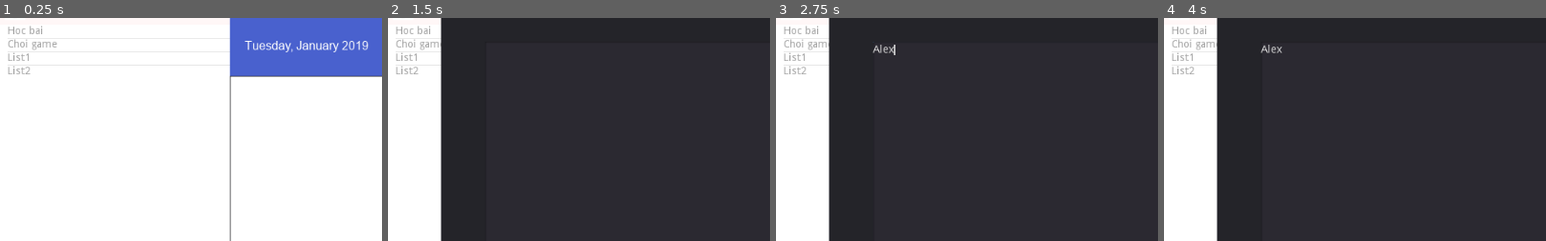
Above: before the commit, frames 1-4 (left to right).
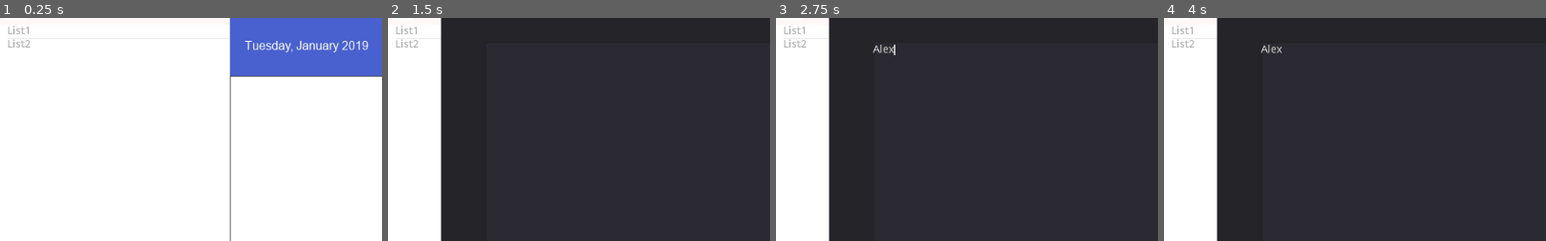
Above: after the commit, the same moments.

Repository: ohmygod481999/to-do-app-gotdot
Game: Godot game, scene res://Control.tscn
The game is run twice, just before and just after one commit, with the same random seed, the same clock (stepped at 60 frames per second) and the same inputs.
Inputs (mouse positions are % of the whole screen's width and height, from its top left):
- Up to frame 1 (0.25 s): no input
- Up to frame 2 (1.5 s): click "Modify" at 0.5 s; click "Add" at 1.25 s
- Up to frame 3 (2.75 s): click (49, 44) at 2.02 s; type "Alex" at 2.1 s
- Up to frame 4 (4 s): click "Modify" at 2.75 s; click "Add" at 3.5 s
The pictures show only the part of the screen within x 5-55%, y 16-66%; the shares and areas given below are measured in that part.

The runs differ from the first frame. In frame 1, 0.5% of the frame differs, in the area x 2-15%, y 3-26%; in frame 2, 0.4%; in frame 3, 0.4%; in frame 4, 0.4%.
Error in both runs: Invalid get index '14' (on base: 'Dictionary'). (res://DateTime.gd:20)

Commit message:
fetch data from server

Diff:
--- a/Control.gd
+++ b/Control.gd
@@ -31,6 +31,24 @@
 	"done2"
 ]
 
+func get_data():
+	var query = JSON.print({
+		"name": "long",
+		"secret": "huongdangyeu"
+	})
+    # Add 'Content-Type' header:
+	var url = "https://to-do-app-godot.herokuapp.com/to-do-lists/"
+	var headers = ["Content-Type: application/json"]
+	$HTTPRequest.request(url, headers, true, HTTPClient.METHOD_POST, query)
+	print("sent")
+
+func _on_HTTPRequest_request_completed( result, response_code, headers, body ):
+	var json = JSON.parse(body.get_string_from_utf8())
+	var got_data = json.result["data"]["data"]
+	#print(got_data)
+	data = got_data
+	init_collections()
+
 func add_action(idx, action):
 	for data_item in data:
 		if data_item["id"] == idx:
@@ -38,11 +56,16 @@
 
 # Called when the node enters the scene tree for the first time.
 func _ready():
+	get_data()
+	init_collections()
+	#reset_actions(1)
+
+func init_collections():
 	var collections = $Panel/LeftPanel/Body/ListCollection
+	collections.clear()
 	for data_item in data:
 		collections.add_item(data_item["name"])
 	$Panel/LeftPanel/Body/ListCollection.init_data(data)
-	#reset_actions(1)
 
 func delete_children(node):
 	for n in node.get_children():
--- a/Control.tscn
+++ b/Control.tscn
@@ -238,7 +238,10 @@
 margin_top = 1.78276
 margin_right = 631.985
 margin_bottom = 197.783
+
+[node name="HTTPRequest" type="HTTPRequest" parent="."]
 [connection signal="pressed" from="Panel/RightPanel/Header/Tool/Modify_button" to="." method="_on_Modify_button_pressed"]
 [connection signal="pressed" from="Panel/LeftPanel/Body/Button" to="." method="_on_Button_pressed"]
 [connection signal="item_selected" from="Panel/LeftPanel/Body/ListCollection" to="Panel/LeftPanel/Body/ListCollection" method="_on_ListCollection_item_selected"]
 [connection signal="pressed" from="Popup/Panel/Button" to="." method="_on_Button_2_pressed"]
+[connection signal="request_completed" from="HTTPRequest" to="." method="_on_HTTPRequest_request_completed"]
